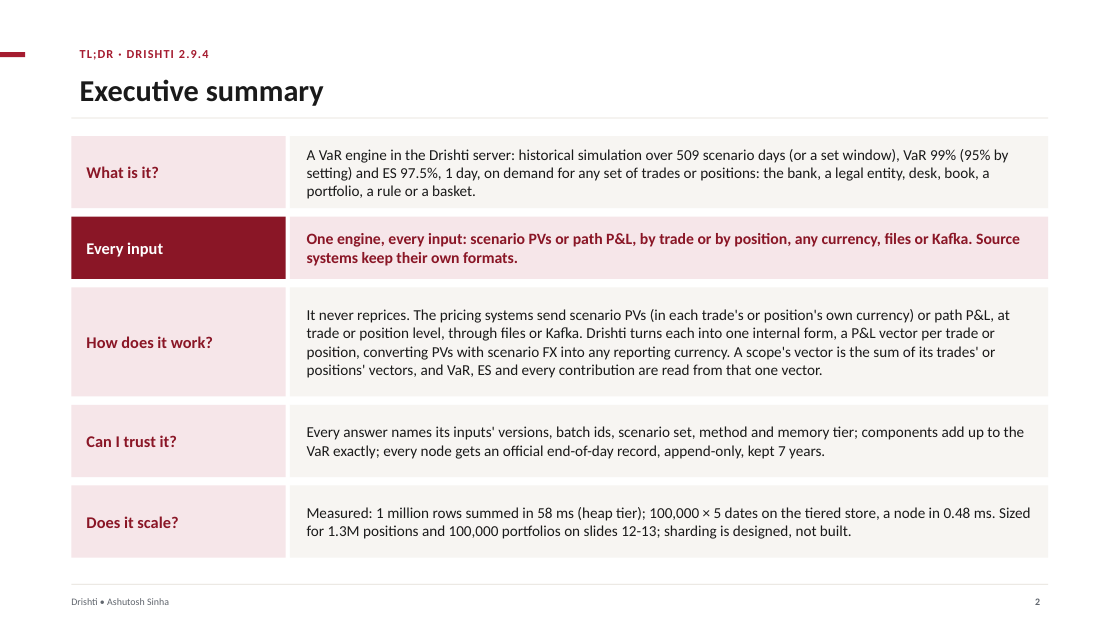
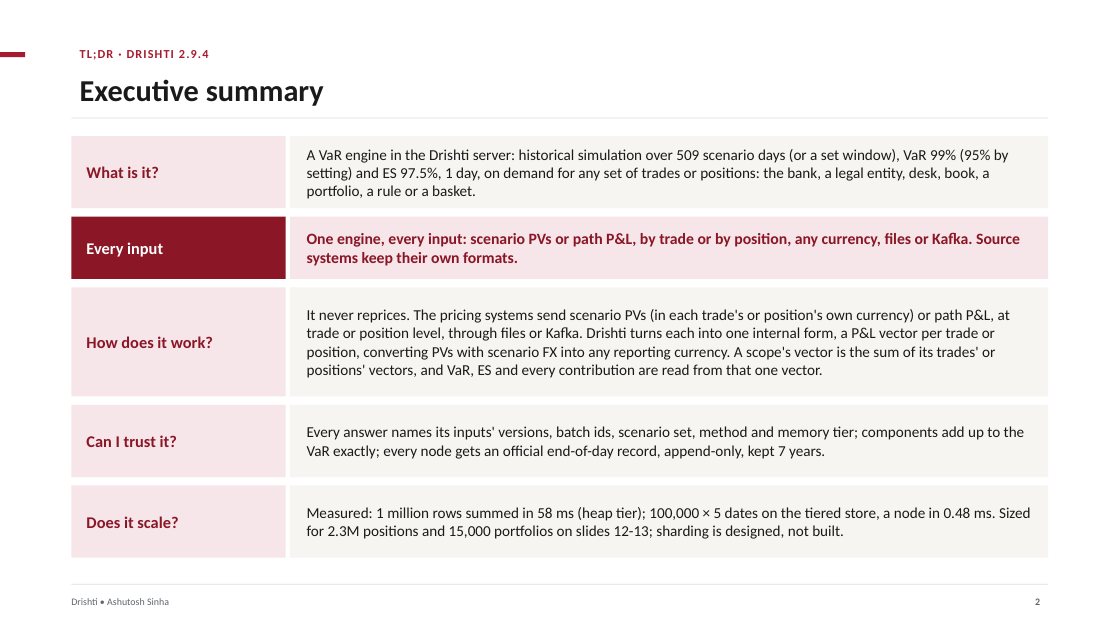
Before and after one commit to ajsinha/drishti, a slide deck: slide 2 of docs/publications/Drishti-VaR-Engine.pptx. Drawn at 1120x630 pixels with LibreOffice and Linux fonts; fonts in the diff are those of the drawing. Boxes give left, top, right and bottom in pixels: in the first picture for what was removed or moved away, otherwise in the second. Text is boxed around its words. In the diff, an @@ line names an element or a change of style, - is before the commit and + after.

Commit message:
The VaR engine deck sized for 2.3 million positions and 15,000 portfolios (every derived figure recomputed; estimates scaled from the 100,000-trade measurements)

```diff
--- a/docs/publications/Drishti-VaR-Engine.pptx
+++ b/docs/publications/Drishti-VaR-Engine.pptx
@@ text at [307,507,1031,539]: text changed @@
-Measured: 1 million rows summed in 58 ms (heap tier); 100,000 × 5 dates on the tiered store, a node in 0.48 ms. Sized for 1.3M positions and 100,000 portfolios on slides 12-13; sharding is designed, not built.
+Measured: 1 million rows summed in 58 ms (heap tier); 100,000 × 5 dates on the tiered store, a node in 0.48 ms. Sized for 2.3M positions and 15,000 portfolios on slides 12-13; sharding is designed, not built.
```
Also in this commit, not shown: 2 other slides changed, 1 other file.
